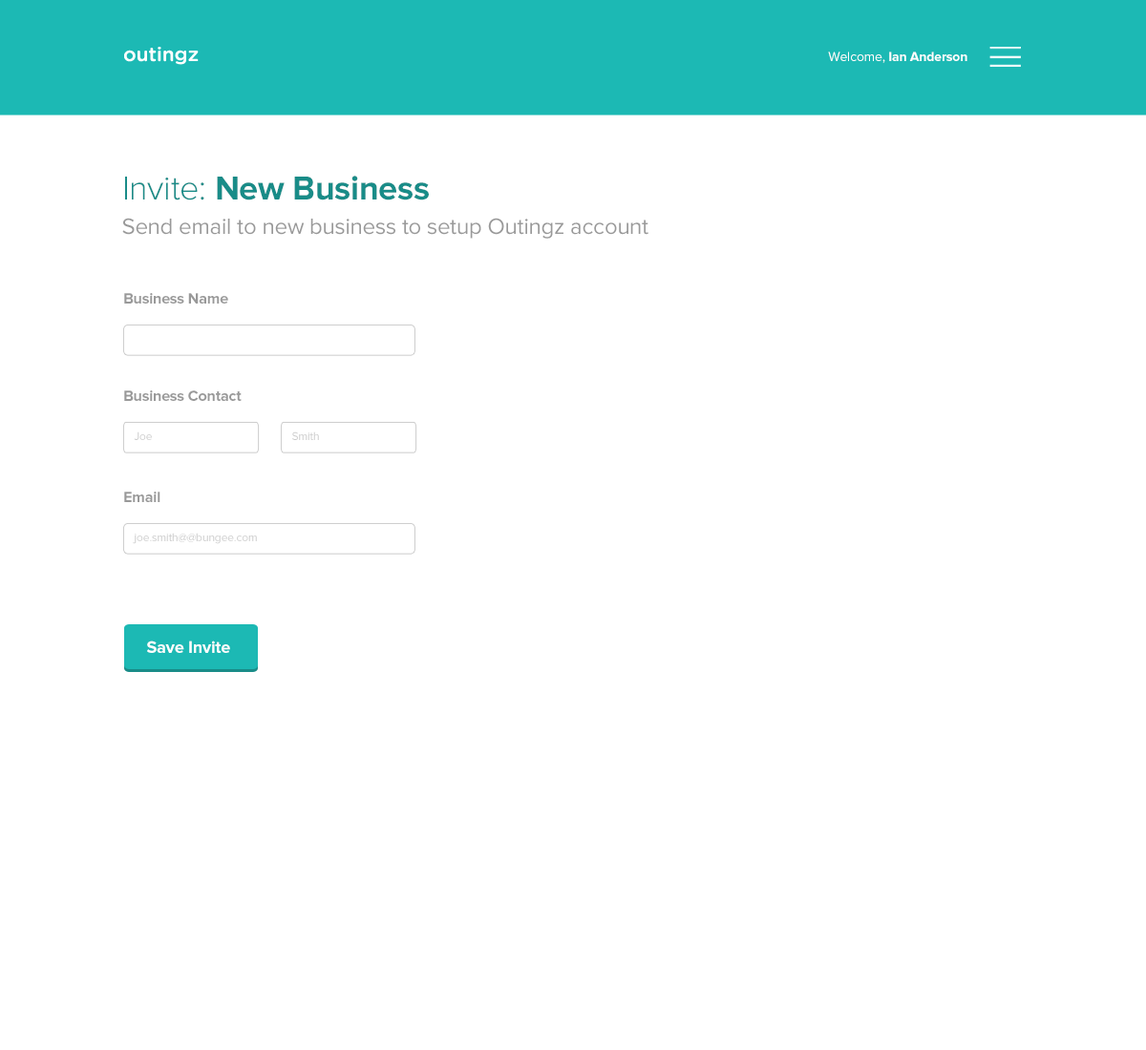
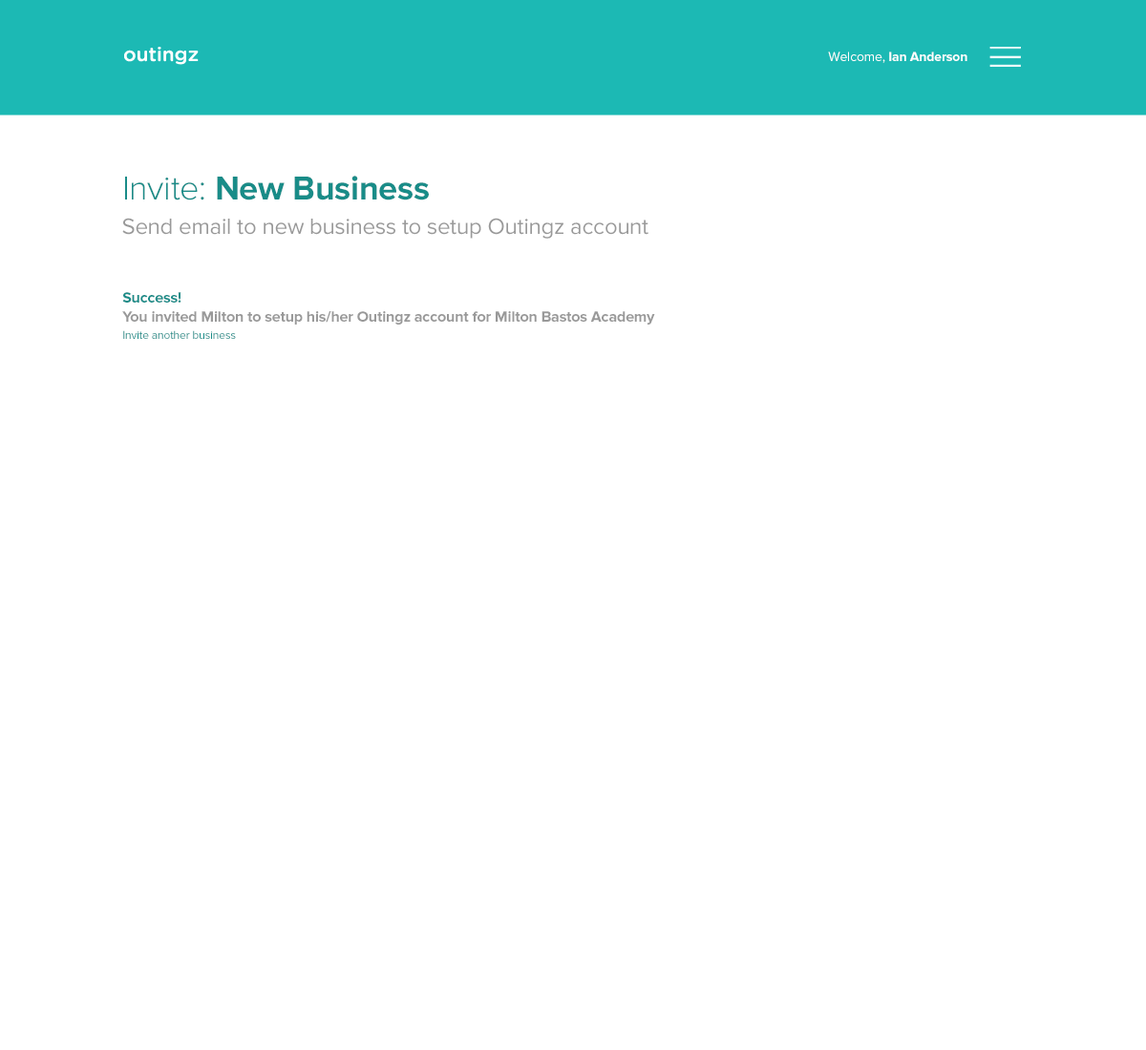
Layer changes from the first 1146x1050 image to the second:
moved "Main" (1st of 2, in "Zero") into group "Zero" over [122, 292, 649, 673]
renamed "Joe’s Bungee Jumping" to "Name of the business", moved it above "Business", painted on it over [133, 334, 236, 339]
renamed "Smith" to "Last Name", painted on it over [292, 431, 319, 441]
renamed "Joe" to "First Name", painted on it over [133, 431, 152, 441]
renamed "joe.smith@@bungee.com" to "Your business email address", painted on it over [132, 532, 257, 545]
renamed "Save Invite" to "Send Invite", painted on it over [147, 640, 233, 654]
added group "Succcess" with 9 layers above "Layer 2" over [122, 292, 655, 339]
added layer "Success! You invited Milton to setup his/her Outingz account f" in group "Succcess" over [122, 292, 655, 339]
